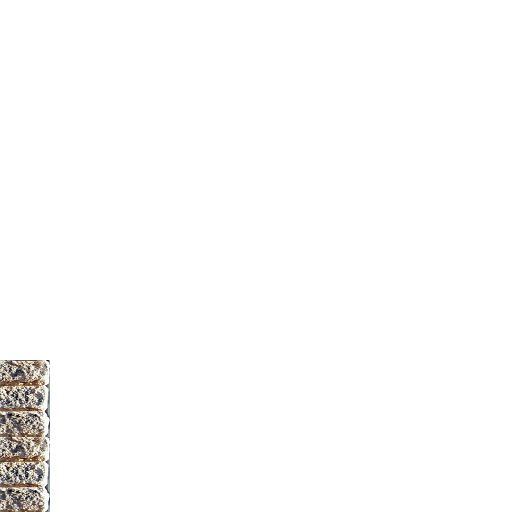
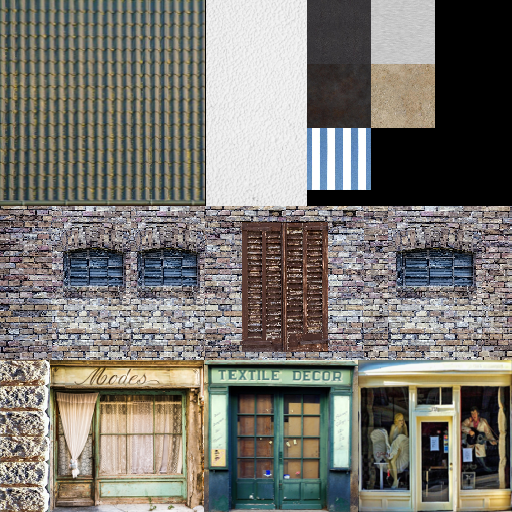
Layered file, before and after one edit (512×512). Changes by layer:
showed "others" over left=307, top=0, right=435, bottom=190
showed "plaster" over left=206, top=0, right=307, bottom=206
showed "roof.001" over left=0, top=0, right=205, bottom=206
showed "facade.001" over left=0, top=206, right=512, bottom=360
showed "shop.001", painted on it over left=50, top=360, right=512, bottom=512
showed "background" over left=0, top=0, right=512, bottom=512
